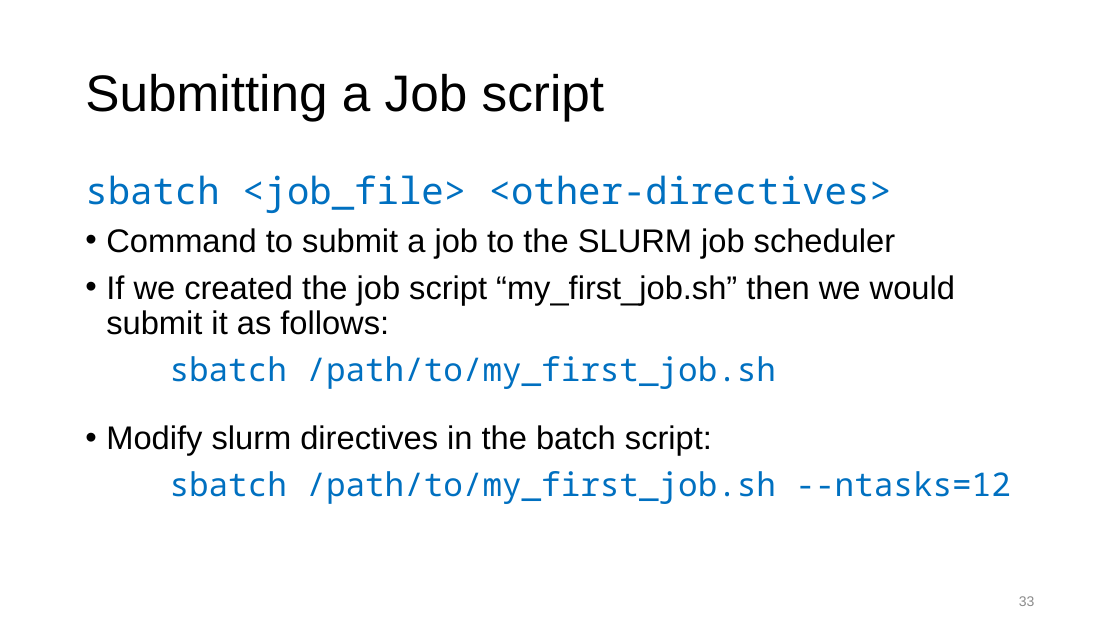
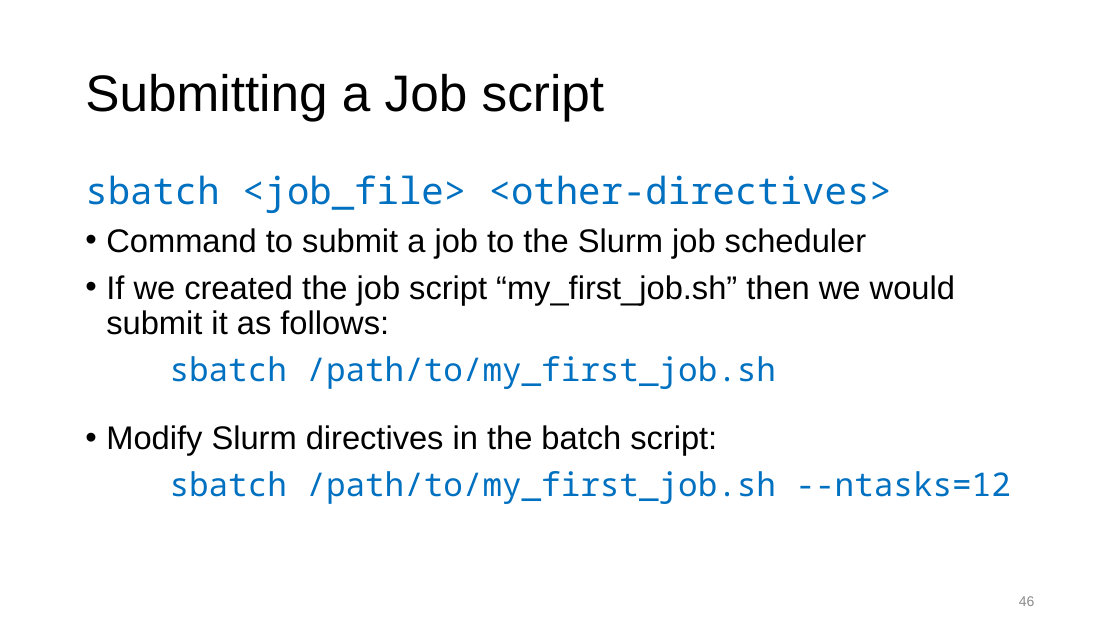
Before and after one commit to ResearchComputing/Getting_Started_With_Research_Computing, a slide deck: slide 46 of Command_Line_And_Job_Scheduling.pptx (slide 33 before the commit). Drawn at 1120x630 pixels with LibreOffice and Linux fonts; fonts in the diff are those of the drawing; background and template pictures are left out. Boxes give left, top, right and bottom in pixels: in the first picture for what was removed or moved away, otherwise in the second. Text is boxed around its words. In the diff, an @@ line names an element or a change of style, - is before the commit and + after.

```diff
--- a/Command_Line_And_Job_Scheduling.pptx
+++ b/Command_Line_And_Job_Scheduling.pptx
@@ text at bbox=[106, 228, 867, 258]: text changed @@
-• Command to submit a job to the SLURM job scheduler
+• Command to submit a job to the Slurm job scheduler
@@ text at bbox=[106, 425, 717, 455]: text changed @@
-• Modify slurm directives in the batch script:
+• Modify Slurm directives in the batch script:
@@ page number at bbox=[1019, 596, 1035, 606]: text changed @@
-33
+46
```
Also in this commit, not shown: 20 other slides changed, 11 slides added, 17 slides removed, 1 other file.
